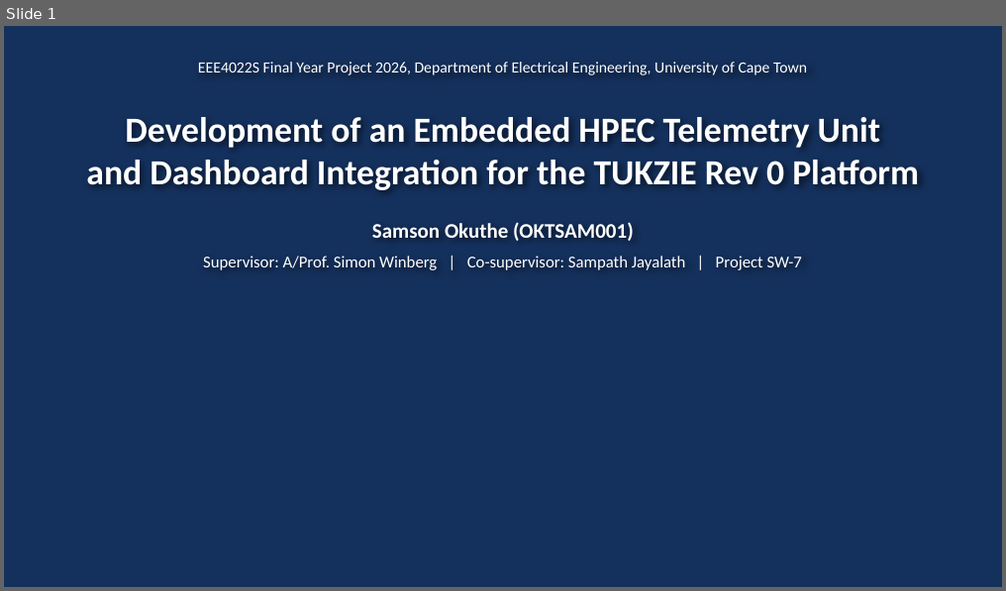
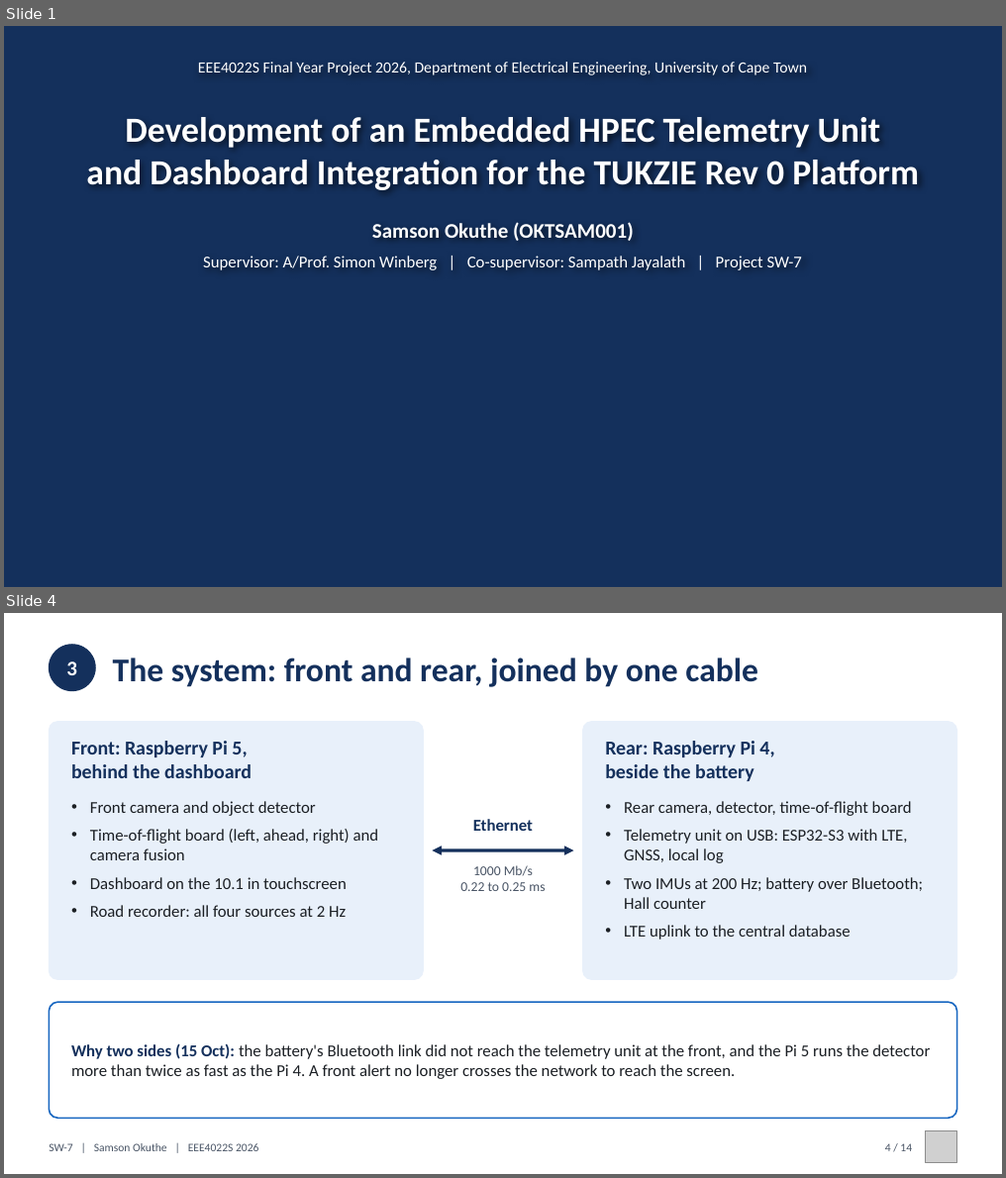
Before and after one commit to 0geder/Tukzie-HPEC-HUD, a slide deck: Presentation/SW7_Final_Presentation.pptx. Shown one above the other, each under a label of ours: slide 1 before the commit, slides 1 and 4 after it; the slides between them are not shown. The pictures are 1006x591 and 1006x1178 pixels, drawn with LibreOffice and Linux fonts; fonts in the diff are those of the drawing; grey boxes stand for pictures; background and template pictures are left out. Boxes give left, top, right and bottom in pixels: in the first picture for what was removed or moved away, otherwise in the second. Text is boxed around its words. In the diff, an @@ line names an element or a change of style, - is before the commit and + after.

Commit message:
Deck: results since 11 Oct (two-sided layout, Pi 5 detector, approaching-object warning, enclosures and power, first road session); 14 slides, 1,275 words

```diff
--- a/Presentation/SW7_Final_Presentation.pptx
+++ b/Presentation/SW7_Final_Presentation.pptx
@@ slide 4 added at [4, 613, 1002, 1174], background #FFFFFF @@
@@ ellipse added at [49, 645, 95, 691], fill #14305C, outline #14305C 1 pt @@
@@ text added at [66, 662, 77, 675], 20 pt, text #FFFFFF, bold @@
+3
@@ text added at [113, 658, 758, 687], 32 pt, text #14305C, bold @@
+The system: front and rear, joined by one cable
@@ rounded rectangle added at [49, 722, 423, 980], fill #E8F0FA, outline #E8F0FA 1 pt @@
@@ rounded rectangle added at [583, 722, 957, 980], fill #E8F0FA, outline #E8F0FA 1 pt @@
@@ text added at [71, 741, 252, 778], 19 pt, text #14305C, bold @@
+Front: Raspberry Pi 5,
+behind the dashboard
@@ text added at [605, 741, 774, 781], 19 pt, text #14305C, bold @@
+Rear: Raspberry Pi 4,
+beside the battery
@@ text added at [90, 801, 379, 917], 16 pt, text #1B1F24 @@
+• Front camera and object detector
+• Time-of-flight board (left, ahead, right) and camera fusion
+• Dashboard on the 10.1 in touchscreen
+• Road recorder: all four sources at 2 Hz
@@ text added at [473, 819, 533, 831], 16 pt, text #14305C, bold @@
+Ethernet
@@ text added at [624, 801, 923, 940], 16 pt, text #1B1F24 @@
+• Rear camera, detector, time-of-flight board
+• Telemetry unit on USB: ESP32-S3 with LTE, GNSS, local log
+• Two IMUs at 200 Hz; battery over Bluetooth; Hall counter
+• LTE uplink to the central database
@@ double arrow added from (433, 851) to (573, 851), #14305C 3 pt @@
@@ text added at [460, 865, 545, 891], 13 pt, text #4A5566 @@
+1000 Mb/s
+0.22 to 0.25 ms
@@ rounded rectangle added at [49, 1002, 957, 1118], fill #FFFFFF, outline #1565C0 1.5 pt @@
@@ text added at [71, 1044, 930, 1079], 16 pt, text #1B1F24 @@
+Why two sides (15 Oct): the battery's Bluetooth link did not reach the telemetry unit at the front, and the Pi 5 runs the detector more than twice as fast as the Pi 4. A front alert no longer crosses the network to reach the screen.
@@ text added at [49, 1144, 258, 1152], 11 pt, text #4A5566 @@
+SW-7 | Samson Okuthe | EEE4022S 2026
@@ text added at [885, 1144, 912, 1152], 11 pt, text #4A5566 @@
+4 / 14
@@ picture added at [926, 1131, 957, 1163] @@
```
Also in this commit, not shown: 8 slides changed, 4 other slides added, 3 slides removed, 6 other files.
